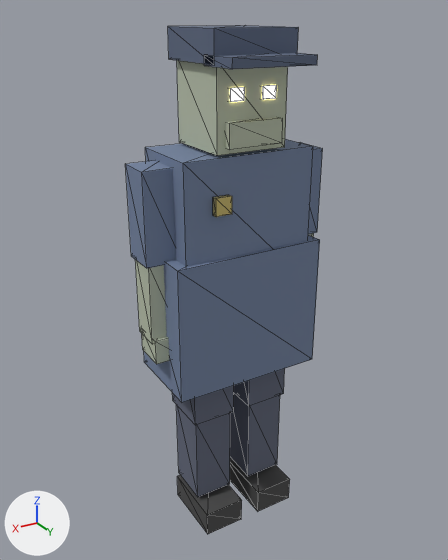
A saved change to the glTF model godot/assets/characters/boss_conductor.glb.
One viewpoint serves both versions: a 50 mm lens placed at (1.111, 1.815, 1.909), pointed at (0.023, 0.002, 1.003). The axes (+X, +Y, +Z) are drawn at lower left. The lights are the same throughout. The first picture is the older version. Mesh edges are drawn as thin lines. Vertices at exactly the same position are counted once.

Objects in the first picture: 'Conductor'.
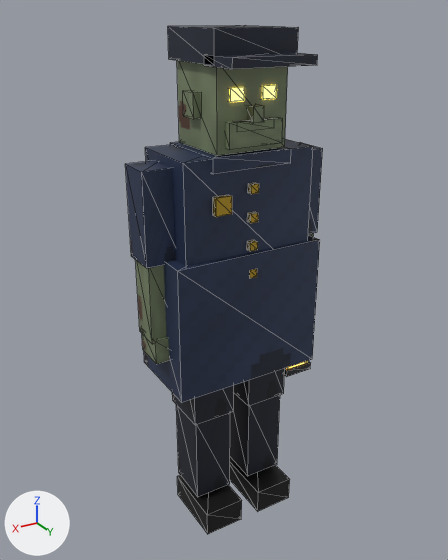
Pixel boxes [x1, y1, x2, y2] of what changed, in the pictures (448 x 560 px):
'Conductor', surface changed, recoloured, reshaped (darker): [125, 25, 323, 534] in both
part 1 of me_conductor, added (blue): after [170, 142, 291, 174]
part 2 of me_conductor, added: after [247, 105, 264, 123]
part 3 of me_conductor, added (green): after [183, 90, 201, 119]
part 4 of me_conductor, added: after [249, 269, 257, 278]
part 5 of me_conductor, added: after [247, 240, 258, 251]
part 6 of me_conductor, added: after [247, 212, 258, 223]
part 7 of me_conductor, added: after [248, 183, 259, 194]
part 8 of me_conductor, added: after [284, 361, 311, 377]

Patch to the scene script:
```diff
--- a/godot/assets/characters/boss_conductor.glb.py
+++ b/godot/assets/characters/boss_conductor.glb.py
@@ mat_uniform @@
 n0 = _N.new('ShaderNodeBsdfPrincipled'); n0.name = 'Principled BSDF'
-n0.inputs[0].default_value = (0.173, 0.227, 0.353, 1.0)  # 'Base Color', blue #7383a0
-n0.inputs[2].default_value = 0.85  # 'Roughness'
 n1 = _N.new('ShaderNodeOutputMaterial'); n1.name = 'Material Output'
+n2 = _N.new('ShaderNodeMix'); n2.name = 'Mix'
+n2.data_type = 'RGBA'
+n2.blend_type = 'MULTIPLY'
+n2.inputs[0].default_value = 1.0  # 'Factor'
+n2.inputs[7].default_value = (0.0252, 0.0423, 0.102, 1.0)  # 'B', dark blue #2c3a5a
+n3 = _N.new('ShaderNodeTexImage'); n3.name = 'Image Texture'
+n3.image = img_tex_cloth_dirty
+n3.interpolation = 'Closest'
 _L.new(n0.outputs[0], n1.inputs[0])  # 'BSDF' to 'Surface'
+_L.new(n2.outputs[2], n0.inputs[0])  # 'Result' to 'Base Color'
+_L.new(n3.outputs[0], n2.inputs[6])  # 'Color' to 'A'
@@ mat_pants @@
 n0 = _N.new('ShaderNodeBsdfPrincipled'); n0.name = 'Principled BSDF'
-n0.inputs[0].default_value = (0.118, 0.133, 0.188, 1.0)  # 'Base Color', greyish blue #606678
-n0.inputs[2].default_value = 0.85  # 'Roughness'
 n1 = _N.new('ShaderNodeOutputMaterial'); n1.name = 'Material Output'
+n2 = _N.new('ShaderNodeMix'); n2.name = 'Mix'
+n2.data_type = 'RGBA'
+n2.blend_type = 'MULTIPLY'
+n2.inputs[0].default_value = 1.0  # 'Factor'
+n2.inputs[7].default_value = (0.013, 0.016, 0.0296, 1.0)  # 'B', dark blue #1e2230
+n3 = _N.new('ShaderNodeTexImage'); n3.name = 'Image Texture'
+n3.image = img_tex_cloth_dirty
+n3.interpolation = 'Closest'
 _L.new(n0.outputs[0], n1.inputs[0])  # 'BSDF' to 'Surface'
+_L.new(n2.outputs[2], n0.inputs[0])  # 'Result' to 'Base Color'
+_L.new(n3.outputs[0], n2.inputs[6])  # 'Color' to 'A'
@@ mat_skin @@
 n0 = _N.new('ShaderNodeBsdfPrincipled'); n0.name = 'Principled BSDF'
-n0.inputs[0].default_value = (0.49, 0.541, 0.416, 1.0)  # 'Base Color', light grey #bac2ad
-n0.inputs[2].default_value = 0.9  # 'Roughness'
 n1 = _N.new('ShaderNodeOutputMaterial'); n1.name = 'Material Output'
+n2 = _N.new('ShaderNodeMix'); n2.name = 'Mix'
+n2.data_type = 'RGBA'
+n2.blend_type = 'MULTIPLY'
+n2.inputs[0].default_value = 1.0  # 'Factor'
+n2.inputs[7].default_value = (0.205, 0.254, 0.144, 1.0)  # 'B', greyish green #7d8a6a
+n3 = _N.new('ShaderNodeTexImage'); n3.name = 'Image Texture'
+n3.image = img_tex_skin_zombie
+n3.interpolation = 'Closest'
 _L.new(n0.outputs[0], n1.inputs[0])  # 'BSDF' to 'Surface'
+_L.new(n2.outputs[2], n0.inputs[0])  # 'Result' to 'Base Color'
+_L.new(n3.outputs[0], n2.inputs[6])  # 'Color' to 'A'
@@ mat_eyes @@
 mat_eyes.base_color = (1.0, 0.8, 0.3)  # yellow #ffe795
-mat_eyes.emission_color = (1.0, 0.8, 0.3)  # yellow #ffe795
+mat_eyes.emission_color = (1.0, 0.604, 0.0732)  # yellow #ffcc4c
 mat_eyes.emission_strength = 5.0
@@ mat_shoes @@
 n0 = _N.new('ShaderNodeBsdfPrincipled'); n0.name = 'Principled BSDF'
-n0.inputs[0].default_value = (0.0667, 0.0667, 0.0667, 1.0)  # 'Base Color', dark grey #494949
-n0.inputs[2].default_value = 0.85  # 'Roughness'
 n1 = _N.new('ShaderNodeOutputMaterial'); n1.name = 'Material Output'
+n2 = _N.new('ShaderNodeMix'); n2.name = 'Mix'
+n2.data_type = 'RGBA'
+n2.blend_type = 'MULTIPLY'
+n2.inputs[0].default_value = 1.0  # 'Factor'
+n2.inputs[7].default_value = (0.00561, 0.00561, 0.00561, 1.0)  # 'B', black #111111
+n3 = _N.new('ShaderNodeTexImage'); n3.name = 'Image Texture'
+n3.image = img_tex_leather
+n3.interpolation = 'Closest'
 _L.new(n0.outputs[0], n1.inputs[0])  # 'BSDF' to 'Surface'
+_L.new(n2.outputs[2], n0.inputs[0])  # 'Result' to 'Base Color'
+_L.new(n3.outputs[0], n2.inputs[6])  # 'Color' to 'A'
@@ mat_cap @@
 n0 = _N.new('ShaderNodeBsdfPrincipled'); n0.name = 'Principled BSDF'
-n0.inputs[0].default_value = (0.11, 0.141, 0.22, 1.0)  # 'Base Color', blue #5d6981
-n0.inputs[2].default_value = 0.85  # 'Roughness'
 n1 = _N.new('ShaderNodeOutputMaterial'); n1.name = 'Material Output'
+n2 = _N.new('ShaderNodeMix'); n2.name = 'Mix'
+n2.data_type = 'RGBA'
+n2.blend_type = 'MULTIPLY'
+n2.inputs[0].default_value = 1.0  # 'Factor'
+n2.inputs[7].default_value = (0.0116, 0.0176, 0.0395, 1.0)  # 'B', dark blue #1c2438
+n3 = _N.new('ShaderNodeTexImage'); n3.name = 'Image Texture'
+n3.image = img_tex_cloth
+n3.interpolation = 'Closest'
 _L.new(n0.outputs[0], n1.inputs[0])  # 'BSDF' to 'Surface'
+_L.new(n2.outputs[2], n0.inputs[0])  # 'Result' to 'Base Color'
+_L.new(n3.outputs[0], n2.inputs[6])  # 'Color' to 'A'
@@ mat_metal @@
+mat_metal = bpy.data.materials.new('Metal')
+# colours: dark grey #2b2d31
+# uses the picture img_tex_metal
@@ mat_hair @@
+mat_hair = bpy.data.materials.new('Hair')
+# colours: dark grey #5a5a58
+# uses the picture img_tex_hair
@@ me_conductor @@
-me_conductor.from_pydata(...)  # 176 vertices, 264 faces; spans x -0.35..0.35, y -0.16..0.26, z 0.0..1.87
+me_conductor.from_pydata(...)  # 280 vertices, 420 faces; spans x -0.35..0.35, y -0.16..0.26, z 0.0..1.87
+# me_conductor part 1: a new loose piece, a box spanning x -0.15..0.15, y -0.15..0.15, z 1.445..1.495, in mat_uniform
+# me_conductor part 2: a new loose piece, a box spanning x -0.02..0.02, y 0.125..0.175, z 1.595..1.645, in mat_skin
+# me_conductor part 3: a new loose piece, a box spanning x 0.125..0.155, y -0.035..0.035, z 1.6..1.68, in mat_skin
+# me_conductor part 4: a new loose piece, a box spanning x -0.015..0.015, y 0.142..0.162, z 1.065..1.095, in mat_badge (yellow #d9b340)
+# me_conductor part 5: a new loose piece, a box spanning x -0.015..0.015, y 0.142..0.162, z 1.165..1.195, in mat_badge (yellow #d9b340)
+# me_conductor part 6: a new loose piece, a box spanning x -0.015..0.015, y 0.142..0.162, z 1.265..1.295, in mat_badge (yellow #d9b340)
+# me_conductor part 7: a new loose piece, a box spanning x -0.015..0.015, y 0.142..0.162, z 1.365..1.395, in mat_badge (yellow #d9b340)
+# me_conductor part 8: a new loose piece, a box spanning x -0.35..-0.23, y -0.04..0.08, z 0.545..0.575, in mat_metal
+# other edits to the shape of me_conductor do not show in these pictures
 me_conductor.materials.append(mat_uniform)
@@ me_conductor @@
 me_conductor.materials.append(mat_badge)
+me_conductor.materials.append(mat_hair)
+me_conductor.materials.append(mat_metal)
+me_conductor.materials.append(mat_glow)  # orange #ffb34c, glowing orange #ffb34c
```
